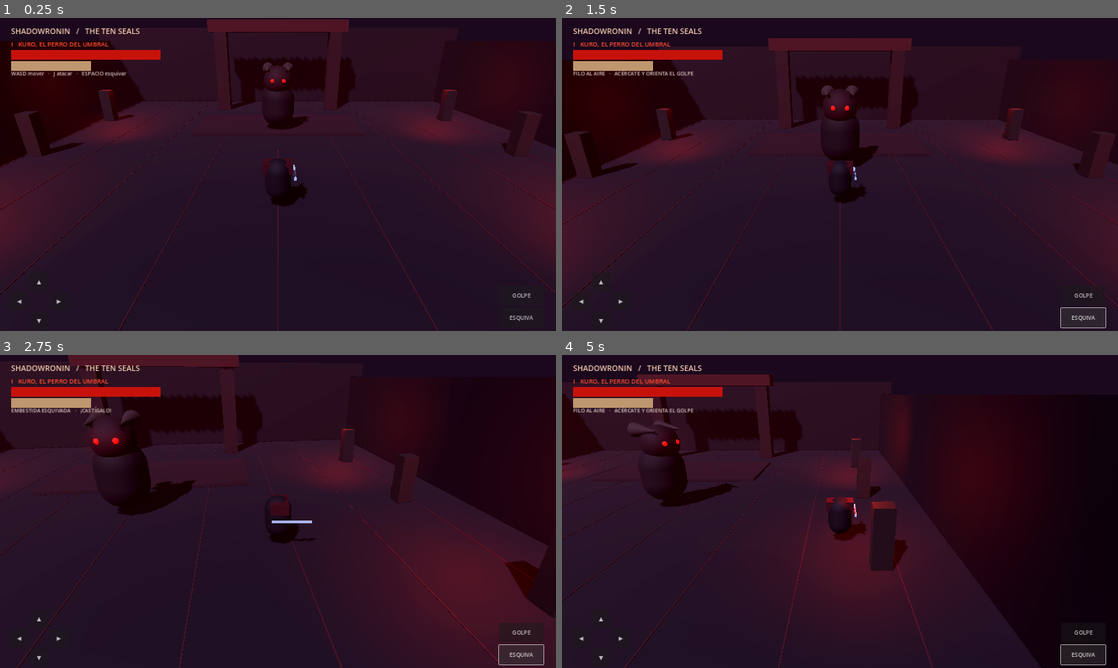
Above: before the commit, frames 1-4 (two rows, left to right).
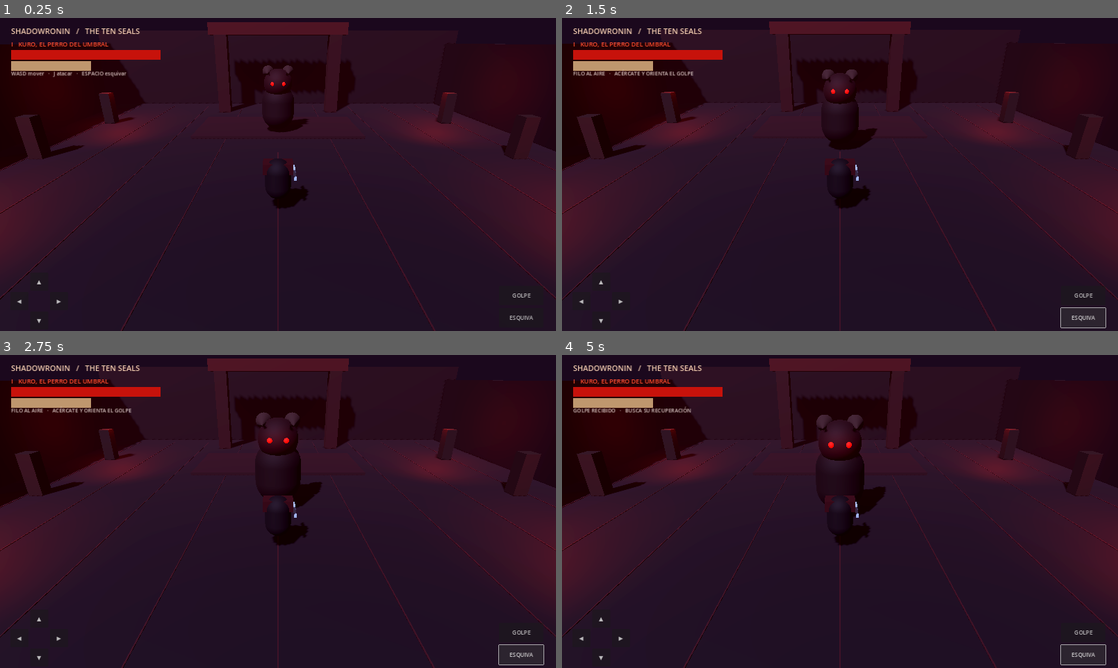
Above: after the commit, the same moments.

Repository: orbitalronin94/ShadowRonin
Game: Godot game, scene res://scenes/main.tscn
Same seed, same stepped clock (60 frames per second), same inputs: the game is played once before the commit and once after it.
Inputs:
- Up to frame 1 (0.25 s): no input
- Up to frame 2 (1.5 s): click "GOLPE" at 0.5 s; click "ESQUIVA" at 1.25 s
- Up to frame 3 (2.75 s): tap Enter at 2 s; hold D (move_right) from 2.03 s (still down); tap J (attack) at 2.1 s
- Up to frame 4 (5 s): release D (move_right) at 2.78 s; hold S (move_back) 2.78-3.53 s; tap Space (dodge) at 2.85 s; hold D (move_right) 3.53-4.28 s; tap R at 3.6 s; hold W (move_forward) from 4.28 s (still down); tap J (attack) at 4.35 s

The runs differ from the first frame. In frame 1, 3.1% of the frame differs, in the area x 0-100%, y 0-100%; in frame 2, 9.9%; in frame 3, 26%; in frame 4, 29%, in the area x 0-100%, y 1-100%.

Commit message:
Add start gate to player controls

Diff:
--- a/scripts/player_controller.gd
+++ b/scripts/player_controller.gd
@@ -12,6 +12,7 @@
 var attack_cooldown := 0.0
 var dodge_left := 0.0
 var touch_axis := Vector2.ZERO
+var controls_enabled := false
 var last_direction := Vector3.FORWARD
 
 func _ready() -> void:
@@ -19,6 +20,9 @@
 	health_changed.emit(health, max_health)
 
 func _physics_process(delta: float) -> void:
+	if not controls_enabled:
+		velocity = Vector3.ZERO
+		return
 	invulnerability_left = maxf(0.0, invulnerability_left - delta)
 	attack_cooldown = maxf(0.0, attack_cooldown - delta)
 	dodge_left = maxf(0.0, dodge_left - delta)
@@ -49,6 +53,9 @@
 	if Input.is_action_just_pressed("dodge"):
 		perform_dodge()
 
+func enable_controls() -> void:
+	controls_enabled = true
+
 func set_touch_axis(value: Vector2) -> void:
 	touch_axis = value
 
